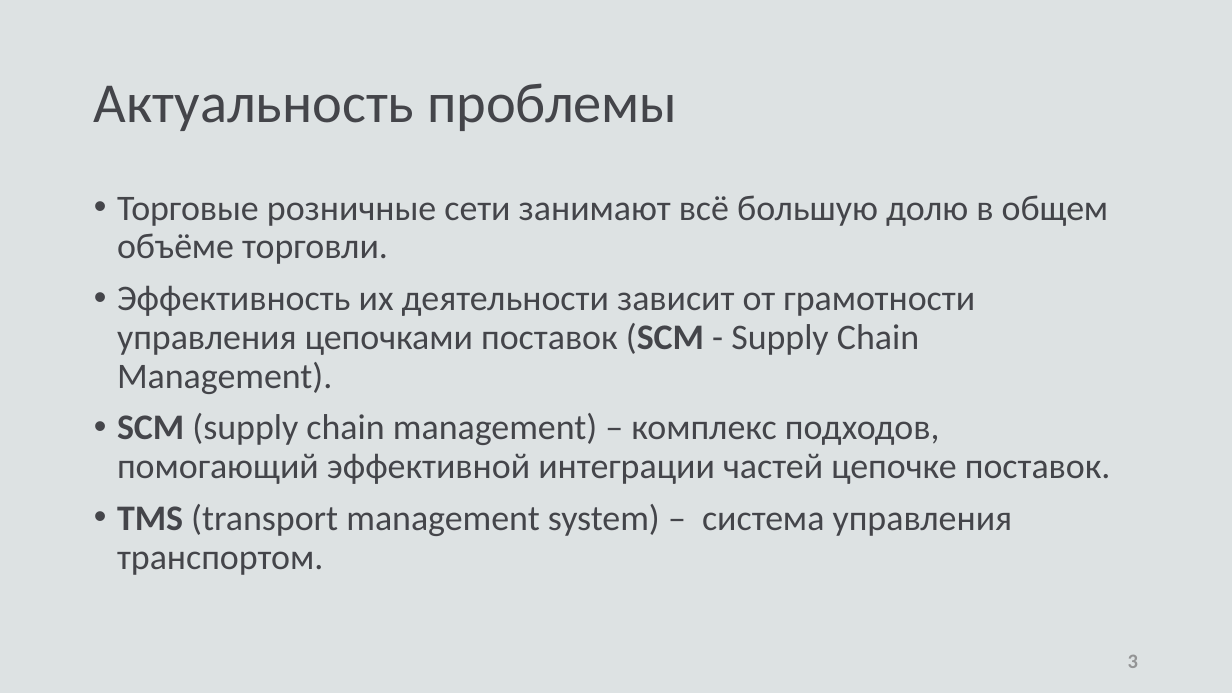
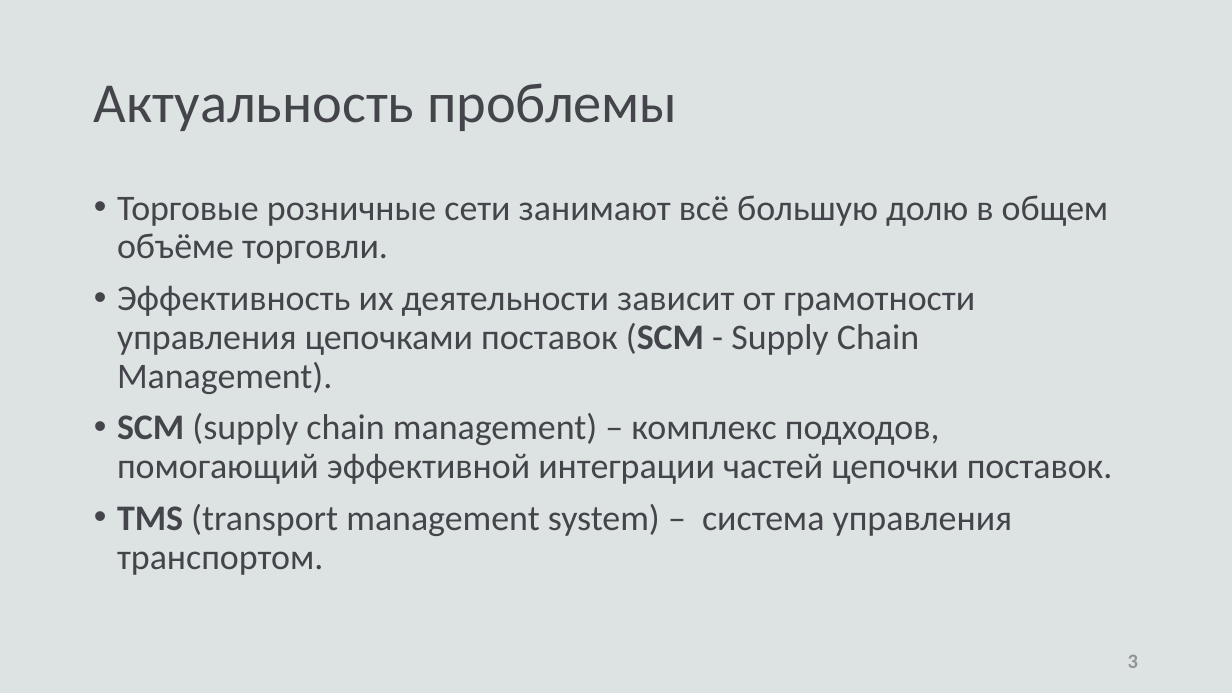
Before and after one commit to fairay/BachelorDiploma, a slide deck: slide 3 of presentation.pptx. Drawn at 1232x693 pixels with LibreOffice and Linux fonts; fonts in the diff are those of the drawing. Boxes give left, top, right and bottom in pixels: in the first picture for what was removed or moved away, otherwise in the second. Text is boxed around its words. In the diff, an @@ line names an element or a change of style, - is before the commit and + after.

```diff
--- a/presentation.pptx
+++ b/presentation.pptx
@@ text at [117,413,1113,484]: text changed @@
-• SCM (supply chain management) – комплекс подходов, помогающий эффективной интеграции частей цепочке поставок.
+• SCM (supply chain management) – комплекс подходов, помогающий эффективной интеграции частей цепочки поставок.
```
Also in this commit, not shown: 1 other slide changed, 14 other files.
